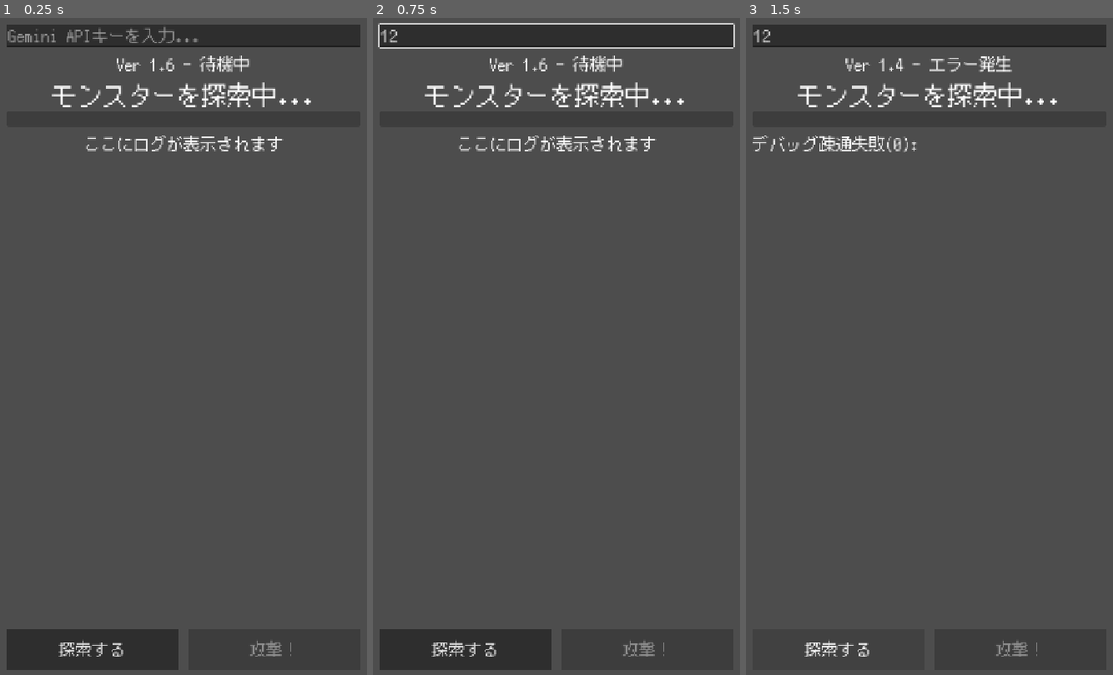
Above: before the commit, frames 1-3 (left to right).
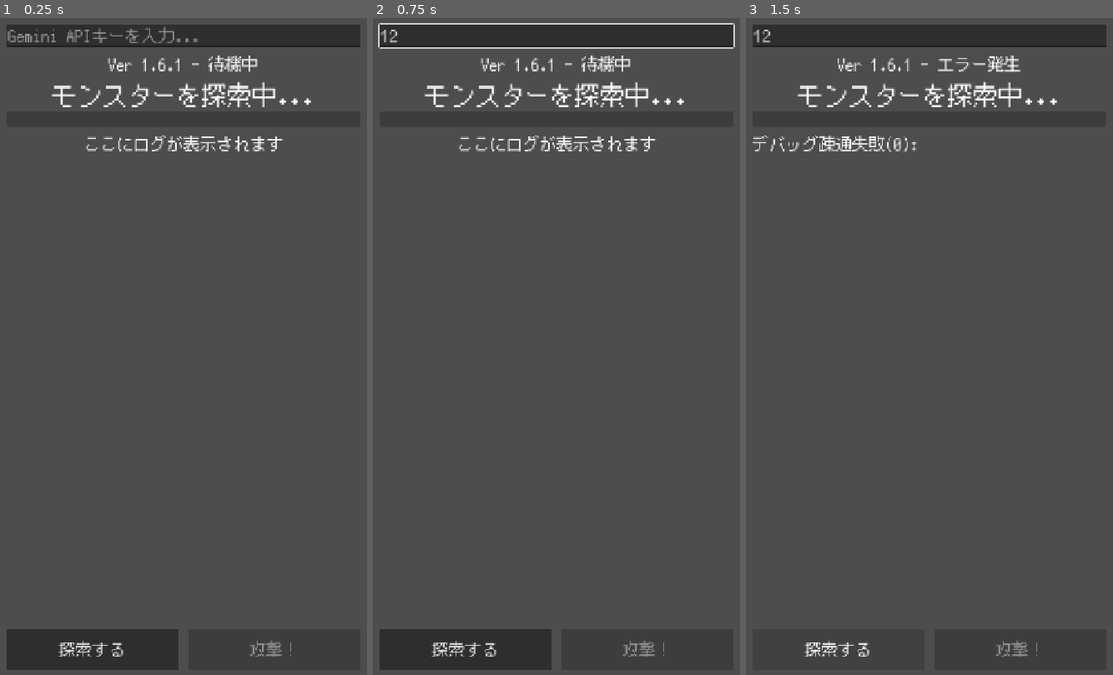
Above: after the commit, the same moments.

Repository: Usobanana/antigravity-aitest001
Game: Godot game, scene res://scenes/main.tscn
Two runs of this game, one before a commit and one after it. Both use one fixed random seed, a clock stepped at 60 frames per second and the inputs below.
Inputs (mouse positions are in pixels of both pictures, inside the frame that each line leads up to):
- Up to frame 1 (0.25 s): no input
- Up to frame 2 (0.75 s): click (556, 37) at 0.52 s; type "12" at 0.6 s
- Up to frame 3 (1.5 s): click "探索する" at 1.25 s

The runs differ from the first frame. In frame 1, 0.4% of the frame differs, in the area x 29-71%, y 5-9%; in frame 2, 0.4%; in frame 3, 0.5%, in the area x 25-75%, y 5-9%.

Commit message:
fix: sanitize version labels and update to Ver 1.6.1

Diff:
--- a/新しいゲームプロジェクト/scripts/main.gd
+++ b/新しいゲームプロジェクト/scripts/main.gd
@@ -11,6 +11,7 @@
 @onready var attack_button = $UI/Buttons/AttackButton
 @onready var api_key_input = $UI/APIKeyInput
 const SAVE_PATH = "user://settings.cfg"
+const APP_VERSION = "Ver 1.6.1"
 
 var current_monster = {}
 var player_hp = 100
@@ -48,7 +49,7 @@
 
 	attack_button.disabled = true
 
-	status_label.text = "Ver 1.6 - 待機中"
+	status_label.text = APP_VERSION + " - 待機中"
 	load_api_key()
 	update_ui()
 
@@ -93,7 +94,7 @@
 	update_ui()
 
 func _on_ai_error(msg):
-	status_label.text = "Ver 1.4 - エラー発生"
+	status_label.text = APP_VERSION + " - エラー発生"
 	log_label.text = msg
 	spawn_button.disabled = false
 
